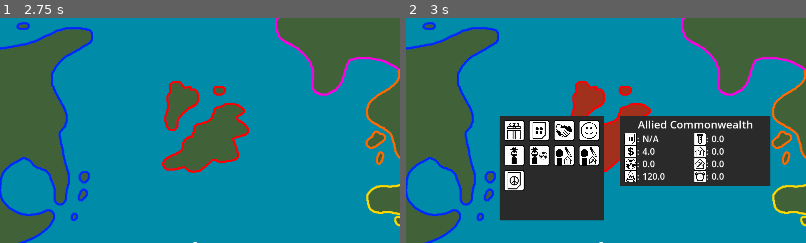
Above: before the commit, frames 1-2 (left to right).
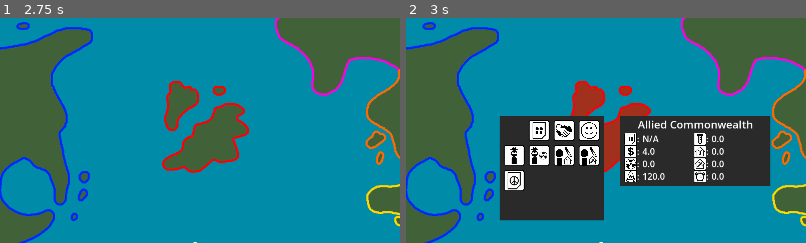
Above: after the commit, the same moments.

Repository: Stev51/gmtk-jam-2026
Game: Godot game, scene res://scenes/main.tscn
The game is run twice, just before and just after one commit, with the same random seed, the same clock (stepped at 60 frames per second) and the same inputs.
Inputs (mouse positions are % of the whole screen's width and height, from its top left):
- Up to frame 1 (2.75 s): click (55, 4) at 0.5 s; click (55, 4) at 1.25 s; click (55, 4) at 2 s
- Up to frame 2 (3 s): tap Enter at 2.75 s; move the mouse to (50, 50) at 2.77 s; hold 1 (x1_speed) from 2.78 s (still down); click (50, 50) at 2.92 s
The pictures show only the part of the screen within x 24-74%, y 28-78%; the shares and areas given below are measured in that part.

Frame 1 is identical in both runs. In frame 2, 0.4% of the frame differs, in the area x 24-30%, y 45-55%.

Commit message:
Implement gift button

Diff:
--- a/scenes/country_click_box.tscn
+++ b/scenes/country_click_box.tscn
@@ -3,10 +3,11 @@
 [ext_resource type="Script" uid="uid://c7xvcgg1qa8yb" path="res://scripts/country_click_box.gd" id="1_i8p2m"]
 [ext_resource type="PackedScene" uid="uid://764vacbqo4wi" path="res://scenes/menu_button.tscn" id="2_otq85"]
 [ext_resource type="Texture2D" uid="uid://dv3x4x6xnoosu" path="res://assets/img/buttons/domestic_actions/button_war_taxes.png" id="3_5638l"]
-[ext_resource type="Texture2D" uid="uid://cqjnivgm3vhvg" path="res://assets/img/buttons/foreign_actions/button_gift.png" id="3_sk4qh"]
+[ext_resource type="Script" uid="uid://1mw7lgguy3gf" path="res://scripts/menu_buttons/menu_button_gift.gd" id="3_sk4qh"]
 [ext_resource type="Texture2D" uid="uid://r06s54c18ek7" path="res://assets/img/buttons/foreign_actions/button_counter_propaganda.png" id="4_04vf5"]
 [ext_resource type="Texture2D" uid="uid://cpxxgtc7ktxlq" path="res://assets/img/buttons/domestic_actions/button_build_mine.png" id="4_ck6e8"]
 [ext_resource type="Texture2D" uid="uid://cc6gtup03eb3u" path="res://assets/img/buttons/domestic_actions/button_propaganda.png" id="4_g3b3l"]
+[ext_resource type="Texture2D" uid="uid://cqjnivgm3vhvg" path="res://assets/img/buttons/foreign_actions/button_gift.png" id="4_vauhn"]
 [ext_resource type="Texture2D" uid="uid://e885trw1ldyf" path="res://assets/img/buttons/domestic_actions/button_build_lab.png" id="5_d24uu"]
 [ext_resource type="Texture2D" uid="uid://dx7ywayeha86j" path="res://assets/img/buttons/domestic_actions/button_build_nuke.png" id="5_i0dcp"]
 [ext_resource type="Texture2D" uid="uid://c64oeotos2v60" path="res://assets/img/buttons/foreign_actions/button_diplomacy.png" id="5_vauhn"]
@@ -53,9 +54,10 @@
 
 [node name="GiftButton" parent="ForeignInteractionContainer" unique_id=1409302024 instance=ExtResource("2_otq85")]
 layout_mode = 2
+script = ExtResource("3_sk4qh")
 title = "Gift"
 description = "PLACEHOLDER TEXT"
-icon = ExtResource("3_sk4qh")
+icon = ExtResource("4_vauhn")
 
 [node name="CounterPropagandaButton" parent="ForeignInteractionContainer" unique_id=2113352327 instance=ExtResource("2_otq85")]
 layout_mode = 2
--- a/scripts/menu_button.gd
+++ b/scripts/menu_button.gd
@@ -1,5 +1,6 @@
 @tool
 extends Control
+class_name CustomMenuButton
 
 @export var title: String
 @export var description: String
@@ -20,11 +21,20 @@
 		icon_node.texture = icon
 
 func _on_button_pressed() -> void:
-	print("Button pressed!")
-	#Callable(Globals.PlayerCountry, function_name).call(Globals.selected_country)
+	if resource_conditions_met():
+		perform_action()
+
+func resource_conditions_met() -> bool:
+	return false
+
+func perform_action() -> void:
+	pass
+
+func get_description() -> String:
+	return "N/A"
 
 func _on_button_mouse_entered() -> void:
-	MenuHoverBox.hover(title, description)
+	MenuHoverBox.hover(title, get_description())
 
 func _on_button_mouse_exited() -> void:
 	MenuHoverBox.unhover()
